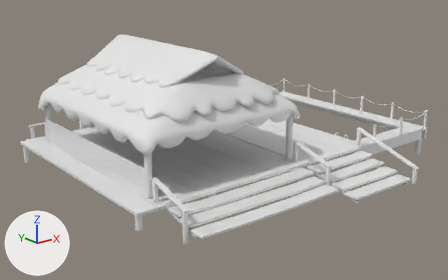
Before and after pictures for a commit that changed the FBX model plipplop/Assets/Meshes/Environment/Batiments/KM_Restaurant01.fbx.
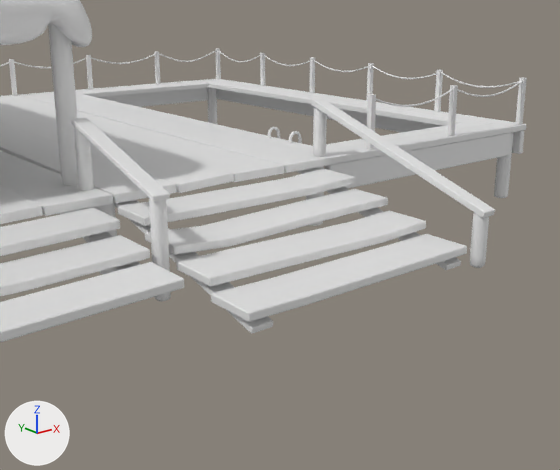
Each version appears first whole from a 50 mm camera at (-0.2385, -0.2914, 0.1238) aimed at (-0.0105, -0.0065, 0.0098), and next in a close-up from a 50 mm camera at (-0.0577, -0.181, 0.0413) aimed at (0.0131, -0.0925, 0.0059). Every picture has the same lights, and +X, +Y and +Z are marked at lower left. Where no turn or scale is listed for an object, it has been applied to the vertices.
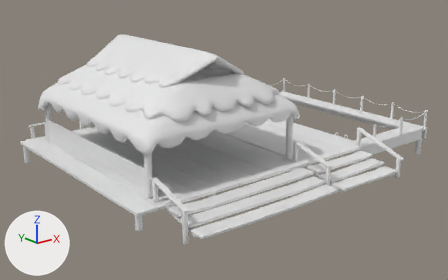
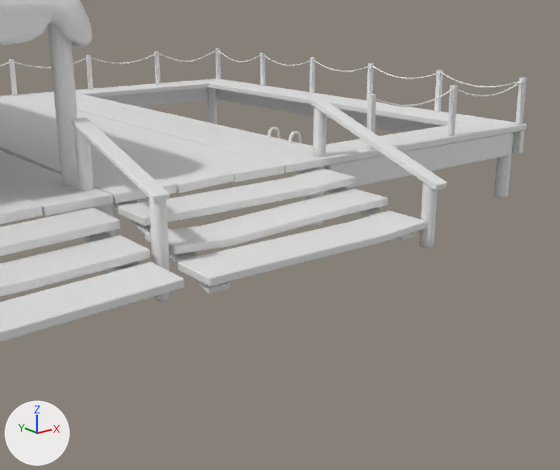
What differs and where, as boxes [x1, y1, x2, y2] in the close-ups (560 x 470 px; the box of a moved part takes in the faces that stretch with it):
'Cube.383', deleted: before [211, 234, 467, 322]
'Cube.273', reshaped (26% narrower, 23% shorter): before [312, 99, 495, 218]; after [312, 99, 447, 190]
'Cube.264', reshaped, moved (20% taller): before [470, 213, 489, 268]; after [419, 182, 437, 248]
'Cube.385', reshaped (27% narrower, 30% shorter): before [114, 200, 273, 334]; after [114, 200, 230, 294]
'Cube.384', reshaped (27% narrower, 29% shorter): before [296, 168, 461, 270]; after [296, 168, 416, 240]
part 1 of me_cube_805, moved or reshaped: before [470, 239, 487, 259]; after [420, 214, 436, 237]
part 2 of me_cube_805, moved or reshaped: before [471, 222, 489, 241]; after [421, 193, 437, 216]
part 3 of me_cube_805, moved or reshaped: before [473, 213, 489, 224]; after [422, 182, 437, 194]

Diff of the bpy script that builds the scene:
```diff
--- a/plipplop/Assets/Meshes/Environment/Batiments/KM_Restaurant01.fbx.py
+++ b/plipplop/Assets/Meshes/Environment/Batiments/KM_Restaurant01.fbx.py
@@ me_cube_462 @@
 me_cube_462.from_pydata(...)  # 24 vertices, 26 faces; spans x -0.0019..0.0019, y -0.0196..0.0196, z -0.0055..0.0055
+# me_cube_462 part 4: all 12 vertices in x -0.0018..0.0019, y -0.0196..-0.0193, z -0.0055..-0.0045 are moved by (0.0, 0.0102, 0.0026)
@@ me_cube_805 @@
 me_cube_805.from_pydata(...)  # 58 vertices, 56 faces; spans x -0.00128..0.00128, y -0.02151..-0.01896, z -0.01026..-0.00056
+# me_cube_805 part 1: all 8 vertices in x -0.00128..0.00128, y -0.02151..-0.01896, z -0.00541 are moved by (0.0, 0.0, 0.00129)
+# me_cube_805 part 2: all 8 vertices in x -0.00128..0.00128, y -0.02151..-0.01896, z -0.00241 are moved by (0.0, 0.0, 0.00216)
+# me_cube_805 part 3: all 8 vertices in x -0.00122..0.00122, y -0.02146..-0.01902, z -0.00096 are moved by (0.0, 0.0, 0.00254)
@@ me_cube_461 @@
 me_cube_461.from_pydata(...)  # 24 vertices, 26 faces; spans x -0.0019..0.0019, y -0.0196..0.0196, z -0.0055..0.0055
+# me_cube_461 part 6: all 12 vertices in x -0.0018..0.0019, y -0.0196..-0.0193, z -0.0055..-0.0045 are moved by (0.0, 0.0101, 0.0026)
@@ me_cube_369 @@
 me_cube_369.from_pydata(...)  # 24 vertices, 26 faces; spans x -0.0014..0.0014, y -0.0255..0.0173, z -0.0091..0.0056
+# me_cube_369 part 5: all 12 vertices in x -0.0014..0.0014, y -0.0255..-0.0251, z -0.0091..-0.0081 are moved by (0.0, 0.0101, 0.0026)
@@ me_cube_804_1 @@
+me_cube_804_1 = me_cube_803.copy(); me_cube_804_1.name = 'Cube.804'  # the mesh of ob_cube_260
@@ me_cube_779_1 @@
+me_cube_779_1 = me_cube_777.copy(); me_cube_779_1.name = 'Cube.779'  # the mesh of ob_cube_180
@@ ob_cube_268 @@
-ob_cube_268 = bpy.data.objects.new('Cube.268', me_cube_807)
+ob_cube_268 = bpy.data.objects.new('Cube.268', me_cube_808)
 ob_cube_268.location = (0.0592, 0.0663, 0.0209)
@@ ob_cube_264 @@
 ob_cube_264 = bpy.data.objects.new('Cube.264', me_cube_805)
-ob_cube_264.location = (0.0446, -0.0857, 0.0077)
+ob_cube_264.location = (0.0446, -0.0745, 0.0083)
@@ ob_cube_258 @@
-ob_cube_258 = bpy.data.objects.new('Cube.258', me_cube_802)
+ob_cube_258 = bpy.data.objects.new('Cube.258', me_cube_803)
 ob_cube_258.location = (0.109, -0.067, 0.0209)
@@ ob_cube_232 @@
-ob_cube_232 = bpy.data.objects.new('Cube.232', me_cube_789)
+ob_cube_232 = bpy.data.objects.new('Cube.232', me_cube_790)
 ob_cube_232.location = (-0.0039, -0.0857, 0.0077)
@@ ob_cube_250 @@
-ob_cube_250 = bpy.data.objects.new('Cube.250', me_cube_798)
+ob_cube_250 = bpy.data.objects.new('Cube.250', me_cube_799)
 ob_cube_250.location = (0.1101, 0.0373, 0.0209)
@@ ob_cube_181 @@
-ob_cube_181 = bpy.data.objects.new('Cube.181', me_cube_778)
+ob_cube_181 = bpy.data.objects.new('Cube.181', me_cube_779_1)
 ob_cube_181.location = (-0.004, -0.0564, 0.0)
@@ ob_cube_231 @@
-ob_cube_231 = bpy.data.objects.new('Cube.231', me_cube_788)
+ob_cube_231 = bpy.data.objects.new('Cube.231', me_cube_789)
 ob_cube_231.location = (-0.0039, -0.0618, 0.0152)
@@ ob_cube_252 @@
-ob_cube_252 = bpy.data.objects.new('Cube.252', me_cube_799)
+ob_cube_252 = bpy.data.objects.new('Cube.252', me_cube_800)
 ob_cube_252.location = (0.1101, 0.0109, 0.0209)
@@ ob_cube_221 @@
-ob_cube_221 = bpy.data.objects.new('Cube.221', me_cube_784)
+ob_cube_221 = bpy.data.objects.new('Cube.221', me_cube_785)
 ob_cube_221.location = (0.0438, -0.0655, 0.0)
@@ ob_cube_256 @@
-ob_cube_256 = bpy.data.objects.new('Cube.256', me_cube_801)
+ob_cube_256 = bpy.data.objects.new('Cube.256', me_cube_802)
 ob_cube_256.location = (0.1101, -0.0417, 0.0209)
@@ ob_cube_217 @@
-ob_cube_217 = bpy.data.objects.new('Cube.217', me_cube_780)
+ob_cube_217 = bpy.data.objects.new('Cube.217', me_cube_781)
 ob_cube_217.location = (-0.0026, -0.0655, 0.0)
@@ ob_cube_254 @@
-ob_cube_254 = bpy.data.objects.new('Cube.254', me_cube_800)
+ob_cube_254 = bpy.data.objects.new('Cube.254', me_cube_801)
 ob_cube_254.location = (0.1101, -0.0154, 0.0209)
@@ ob_cube_383 @@
-ob_cube_383 = bpy.data.objects.new('Cube.383', me_cube_442)
@@ ob_cube_270 @@
-ob_cube_270 = bpy.data.objects.new('Cube.270', me_cube_808)
+ob_cube_270 = bpy.data.objects.new('Cube.270', me_cube_809)
 ob_cube_270.location = (0.0332, 0.0663, 0.0209)
@@ ob_cube_260 @@
-ob_cube_260 = bpy.data.objects.new('Cube.260', me_cube_803)
+ob_cube_260 = bpy.data.objects.new('Cube.260', me_cube_804_1)
 ob_cube_260.location = (0.0829, -0.067, 0.0209)
```
